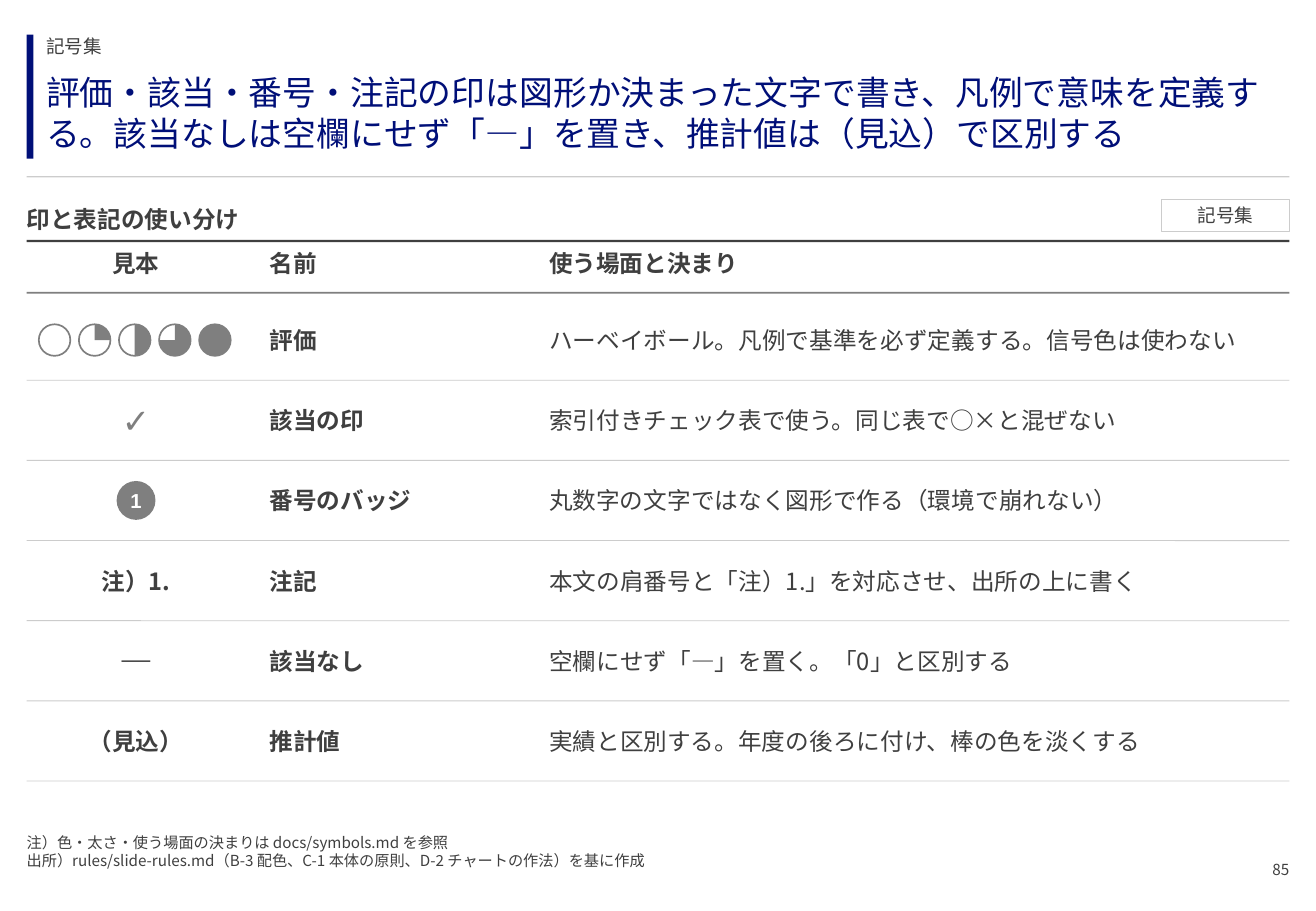
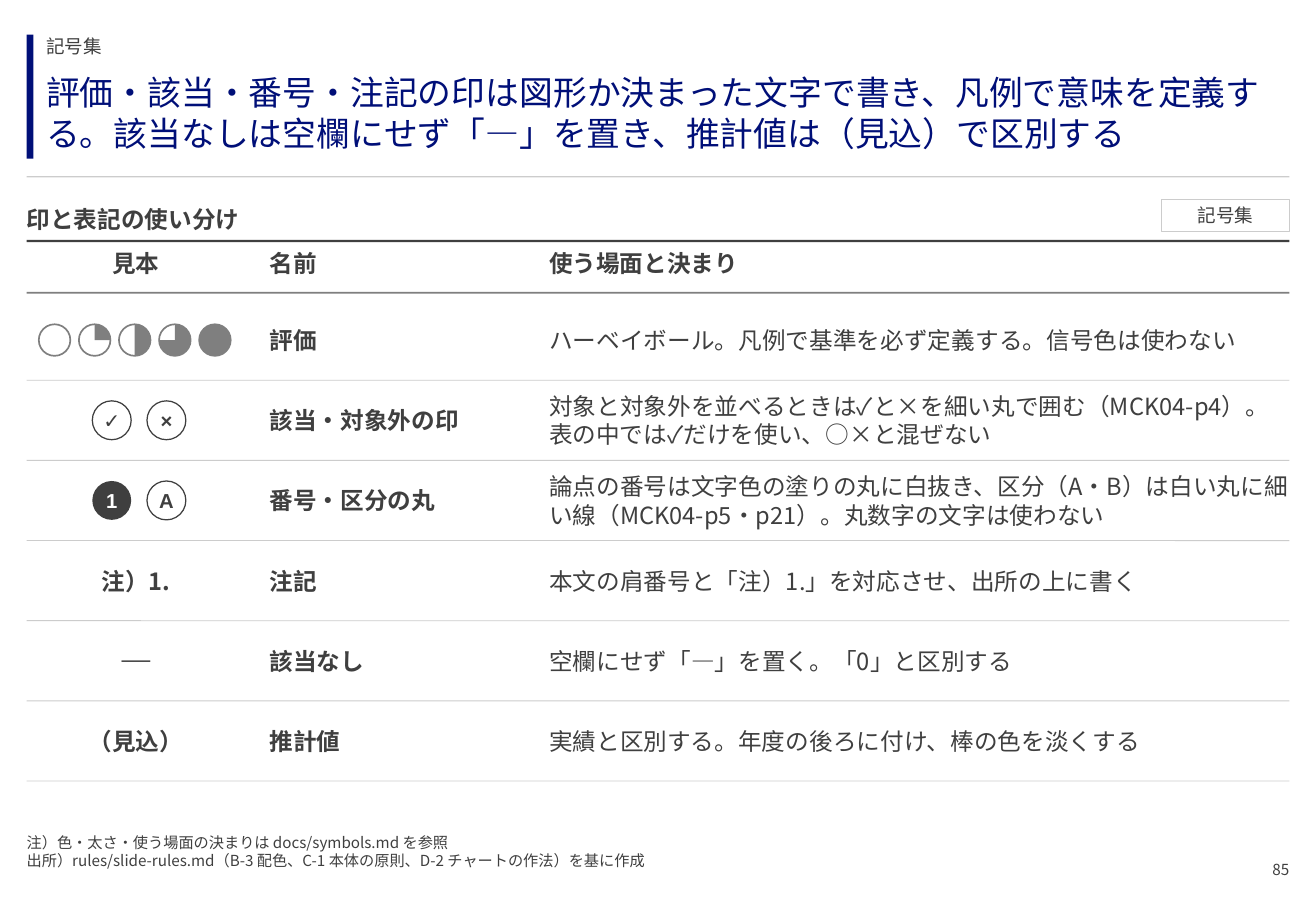
Before and after one commit to GontaHH/slide_builder, a slide deck: slide 85 of patterns/pattern-deck.pptx. Drawn at 1316x911 pixels with LibreOffice and Linux fonts; fonts in the diff are those of the drawing. Boxes give left, top, right and bottom in pixels: in the first picture for what was removed or moved away, otherwise in the second. Text is boxed around its words. In the diff, an @@ line names an element or a change of style, - is before the commit and + after.

```diff
--- a/patterns/pattern-deck.pptx
+++ b/patterns/pattern-deck.pptx
@@ text "✓": place and size @@
-text "✓" at bbox=[27, 380, 245, 461]
+text "✓" at bbox=[92, 401, 131, 440]
@@ text "✓" at bbox=[92, 401, 131, 440]: size 20 to 12 pt, text colour #7F7F7F to #3F3F3F @@
@@ ellipse added at bbox=[92, 401, 131, 440], fill #FFFFFF, outline #3F3F3F 0.75 pt @@
@@ ellipse added at bbox=[147, 401, 186, 440], fill #FFFFFF, outline #3F3F3F 0.75 pt @@
@@ text added at bbox=[147, 401, 186, 440], 12 pt, text #3F3F3F, bold @@
+×
@@ text at bbox=[270, 409, 459, 431]: text changed @@
-該当の印
+該当・対象外の印
@@ text at bbox=[549, 395, 1269, 445]: text changed @@
-索引付きチェック表で使う。同じ表で○×と混ぜない
+対象と対象外を並べるときは✓と×を細い丸で囲む（MCK04-p4）。表の中では✓だけを使い、○×と混ぜない
@@ text at bbox=[549, 475, 1288, 530]: text changed @@
-丸数字の文字ではなく図形で作る（環境で崩れない）
+論点の番号は文字色の塗りの丸に白抜き、区分（A・B）は白い丸に細い線（MCK04-p5・p21）。丸数字の文字は使わない
@@ text "1": place and size @@
-text "1" at bbox=[130, 494, 141, 508]
+text "1" at bbox=[106, 494, 117, 508]
@@ ellipse: place and size @@
-ellipse at bbox=[117, 481, 156, 520]
+ellipse at bbox=[92, 481, 131, 520]
@@ ellipse at bbox=[92, 481, 131, 520]: fill #7F7F7F to #3F3F3F @@
@@ ellipse added at bbox=[147, 481, 186, 520], fill #FFFFFF, outline #3F3F3F 0.75 pt @@
@@ text added at bbox=[159, 494, 174, 508], 12 pt, text #3F3F3F, bold @@
+A
@@ text at bbox=[270, 489, 436, 511]: text changed @@
-番号のバッジ
+番号・区分の丸
```
Also in this commit, not shown: 78 other slides changed, 16 other files.
